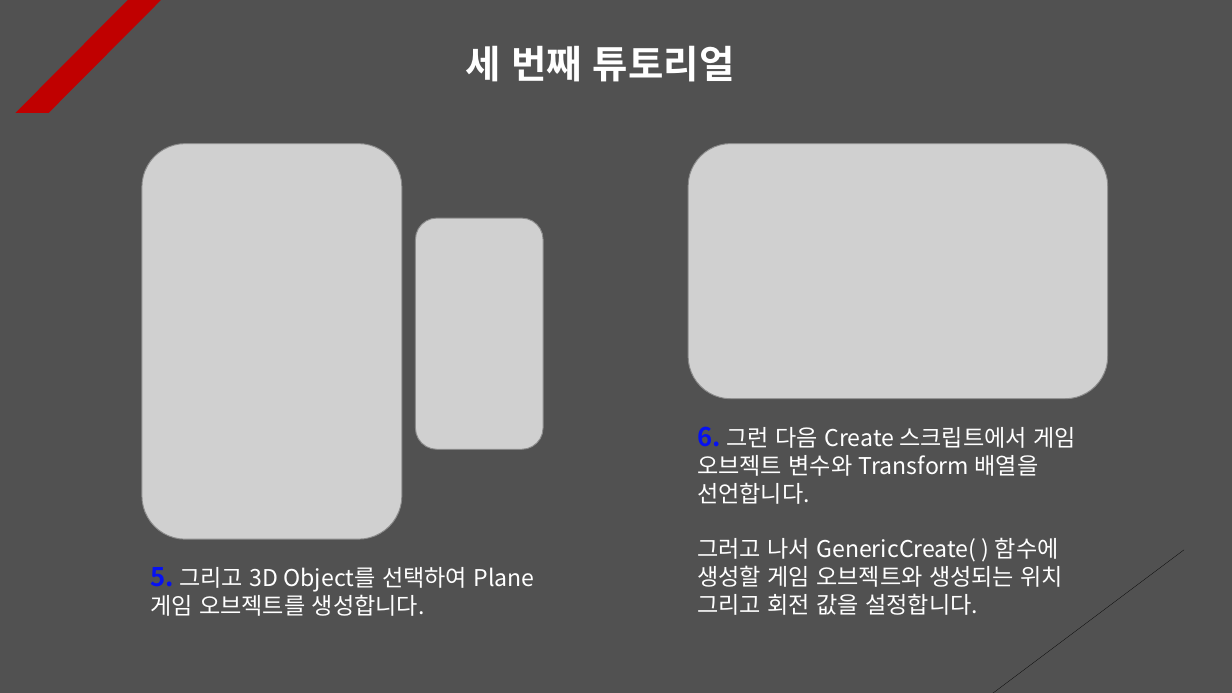
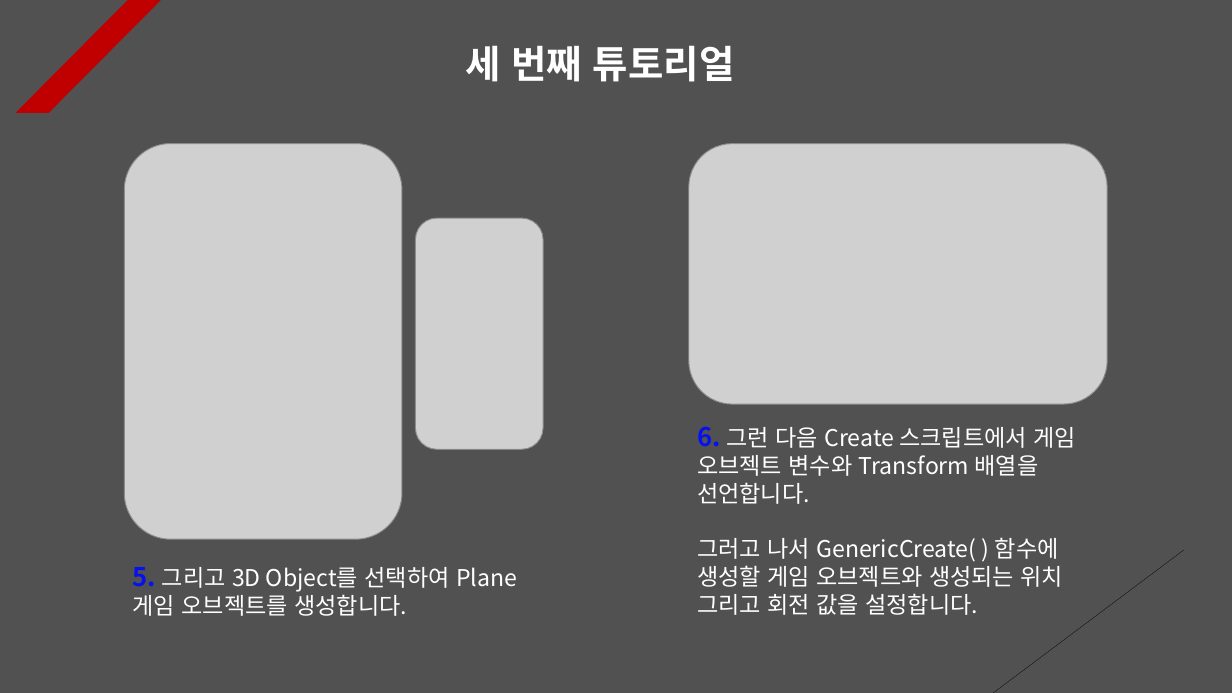
Before and after one commit to Unity2033/3D-UnityEngine, a slide deck: slide 3 of Assets/Class/Instantiate & Destroy/PPT Data/Instatiate and Destroy Example.pptx. Drawn at 1232x693 pixels with LibreOffice and Linux fonts; fonts in the diff are those of the drawing; grey boxes stand for pictures. Boxes give left, top, right and bottom in pixels: in the first picture for what was removed or moved away, otherwise in the second. Text is boxed around its words. In the diff, an @@ line names an element or a change of style, - is before the commit and + after.

```diff
--- a/Assets/Class/Instantiate & Destroy/PPT Data/Instatiate and Destroy Example.pptx
+++ b/Assets/Class/Instantiate & Destroy/PPT Data/Instatiate and Destroy Example.pptx
@@ picture resized from (x1=142, y1=143, x2=402, y2=539) to (x1=125, y1=143, x2=402, y2=539) @@
@@ picture resized from (x1=689, y1=143, x2=1108, y2=398) to (x1=689, y1=143, x2=1107, y2=404) @@
@@ text "5. 그리고 3D Object를 선택하여 ..." moved from (x1=150, y1=567, x2=535, y2=616) to (x1=133, y1=567, x2=517, y2=616) @@
```
Also in this commit, not shown: 8 other slides changed, 1 slide added, 5 other files.
